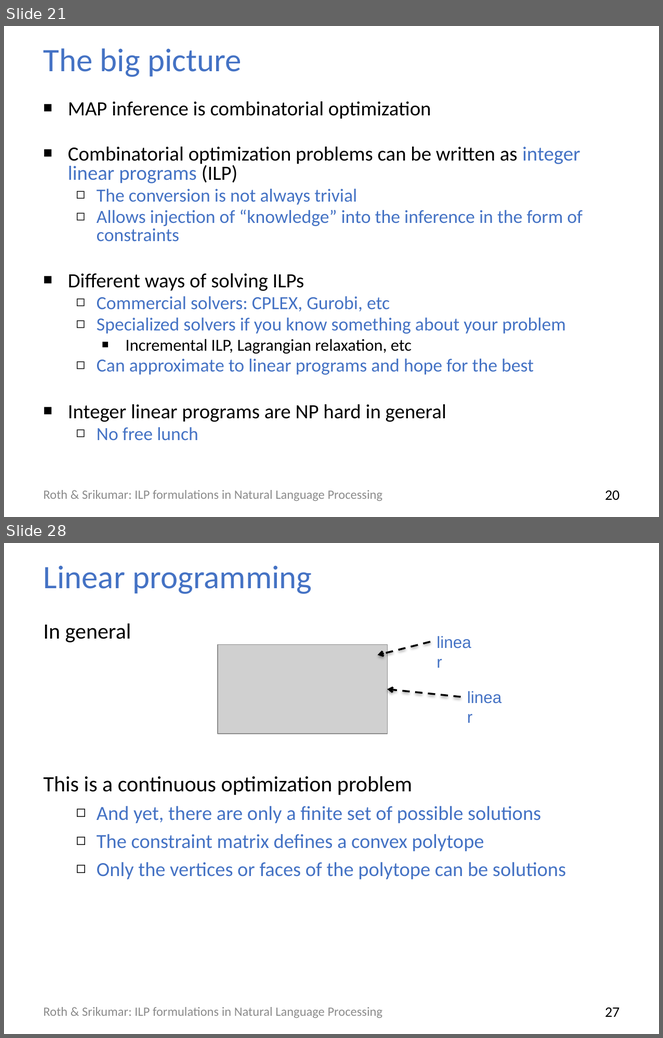
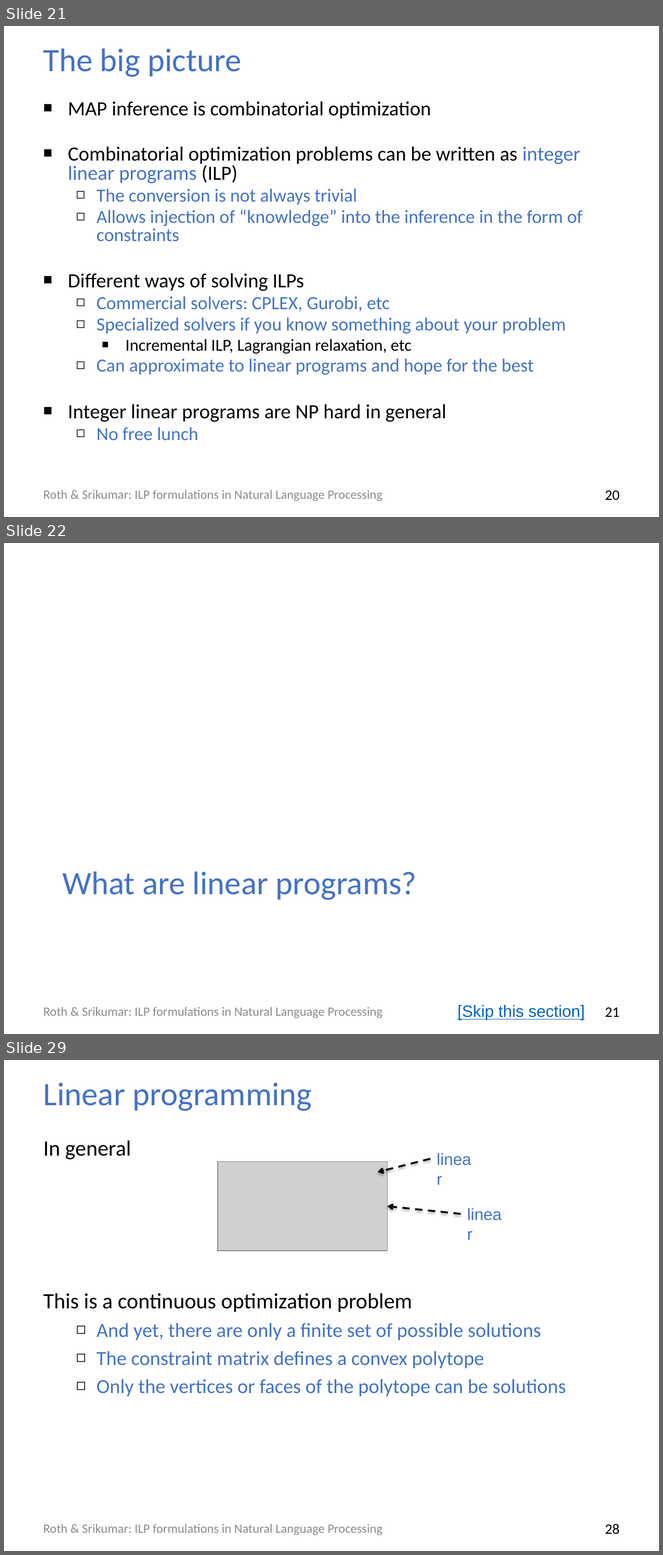
Before and after one commit to ilpinference/ilpinference.github.io, a slide deck: eacl2017/slides/modeling.pptx. Shown one above the other, each under a label of ours: slides 21 and 28 before the commit, slides 21, 22 and 29 after it; the slides between them are not shown. The pictures are 663x1038 and 663x1555 pixels, drawn with LibreOffice and Linux fonts; fonts in the diff are those of the drawing; grey boxes stand for pictures. Boxes give left, top, right and bottom in pixels: in the first picture for what was removed or moved away, otherwise in the second. Text is boxed around its words. In the diff, an @@ line names an element or a change of style, - is before the commit and + after.

```diff
--- a/eacl2017/slides/modeling.pptx
+++ b/eacl2017/slides/modeling.pptx
@@ slide 22 added at (4, 543, 659, 1034), background #FFFFFF @@
@@ title added at (62, 872, 417, 900), 36 pt, text #4472C4 @@
+What are linear programs?
@@ text added at (44, 1007, 383, 1018), 14 pt, text #8C8C8C @@
+Roth & Srikumar: ILP formulations in Natural Language Processing
@@ text added at (457, 1005, 585, 1020), 18 pt, text #0563C1, underline @@
+[Skip this section]
@@ page number added at (605, 1008, 620, 1017), 16 pt, text #000000 @@
+21
@@ what was slide 28 is now slide 29 @@
@@ page number at (605, 1524, 620, 1535): text changed @@
-27
+28
```
Also in this commit, not shown: 20 slides changed, 3 other files.
